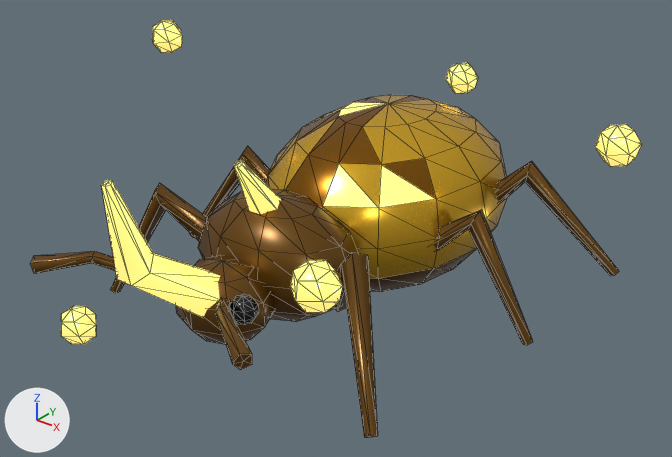
Before and after pictures for a commit that changed the glTF model species/models/sun-scarab.glb.
Both versions are drawn from a 50 mm camera at (0.1147, -0.1536, 0.1081) aimed at (0.0011, -0.0116, 0.0201). Arrows for +X, +Y and +Z are at lower left; the lights stay in place. The first picture is the older version. Mesh edges are drawn as thin lines. Where no turn or scale is listed for an object, it has been applied to the vertices. Vertices at exactly the same position are counted once.

Before the edit, the objects in view are built like this:
```python
me_feelerl = bpy.data.meshes.new('feelerl')
me_feelerl.from_pydata(...)  # 17 vertices, 30 faces; spans x -0.001..0.0221, y -0.0182..0.0011, z -0.0012..0.0085
me_feelerl.materials.append(mat_head)  # brown #6e4a0c
me_feelerr = bpy.data.meshes.new('feelerr')
me_feelerr.from_pydata(...)  # 17 vertices, 30 faces; spans x -0.0223..0.0011, y -0.0181..0.001, z -0.0013..0.0081
me_feelerr.materials.append(mat_head)  # brown #6e4a0c
me_legl2 = bpy.data.meshes.new('legl2')
me_legl2.from_pydata(...)  # 15 vertices, 20 faces; spans x -0.0018..0.0293, y -0.0033..0.0075, z -0.0143..0.0145
me_legl2.materials.append(mat_head)  # brown #6e4a0c
me_motes = bpy.data.meshes.new('motes')
me_motes.from_pydata(...)  # 100 vertices, 180 faces; spans x -0.062..0.0578, y -0.0506..0.0633, z -0.0342..0.0184
me_motes.materials.append(mat_glow_lit)  # yellow #ffe27a, glowing yellow #ffe27a
ob_feelerl = bpy.data.objects.new('FeelerL', me_feelerl)
ob_feelerl.location = (0.0056, -0.0502, 0.0204)
ob_feelerr = bpy.data.objects.new('FeelerR', me_feelerr)
ob_feelerr.location = (-0.0064, -0.0502, 0.0202)
ob_legl2 = bpy.data.objects.new('LegL2', me_legl2)
ob_legl2.location = (0.014, -0.0048, 0.0146)
ob_motes = bpy.data.objects.new('Motes', me_motes)
ob_motes.location = (0.0, -0.0143, 0.0367)
# also in view: 'LegR1' at (-0.03, -0.0302, 0.0132); 'LegR2' at (-0.0291, -0.0072, 0.0175); 'Body' at (-0.0004, -0.0134, 0.0248); 'LegL1' at (0.0263, -0.0374, 0.0195); 'LegL3' at (0.0306, 0.0221, 0.0198)
```
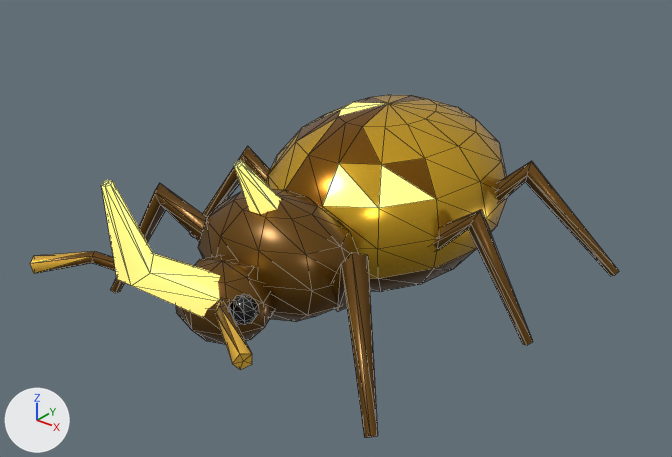
Location of each change, (x1, y1, x2, y2) in pixels of the pictures (672 x 457 px):
'Motes', deleted
    before: (61, 20, 642, 344)
part 1 of me_feelerl, recoloured (lighter)
    both: (215, 308, 252, 370)
part 2 of me_feelerr, recoloured (brown to yellow)
    both: (30, 251, 93, 274)

The change, as a list of edits to the scene's bpy script:
```text
Add mat_gilt:
    mat_gilt = principled_material('gilt')
    mat_gilt.base_color = (0.768, 0.445, 0.0452)  # yellow #e3b23c
    mat_gilt.metallic = 0.45
    mat_gilt.roughness = 0.3
    mat_gilt.emission_color = (0.0922, 0.0534, 0.0054)  # brown #564111
    mat_gilt.emission_strength = 1.0
Change me_feelerl:
    where me_feelerl.from_pydata(...)  # 17 vertices, 30 faces; spans x -0.001..0.0221, y -0.0182..0.0011, z -0.0012..0.0085
    used by ob_feelerl; location = (0.0056, -0.0502, 0.0204)
    me_feelerl part 1: 10 faces spanning x 0.01..0.0221, y -0.0182..-0.0099, z 0.0035..0.0085 switch from mat_head (brown #6e4a0c) to mat_gilt (yellow #e3b23c)
Change me_feelerr:
    where me_feelerr.from_pydata(...)  # 17 vertices, 30 faces; spans x -0.0223..0.0011, y -0.0181..0.001, z -0.0013..0.0081
    used by ob_feelerr; location = (-0.0064, -0.0502, 0.0202)
    me_feelerr part 2: 10 faces spanning x -0.0223..-0.0104, y -0.0181..-0.0098, z 0.0027..0.0081 switch from mat_head (brown #6e4a0c) to mat_gilt (yellow #e3b23c)
Remove ob_motes:
    ob_motes = bpy.data.objects.new('Motes', me_motes)
    ob_motes.location = (0.0, -0.0143, 0.0367)
```
